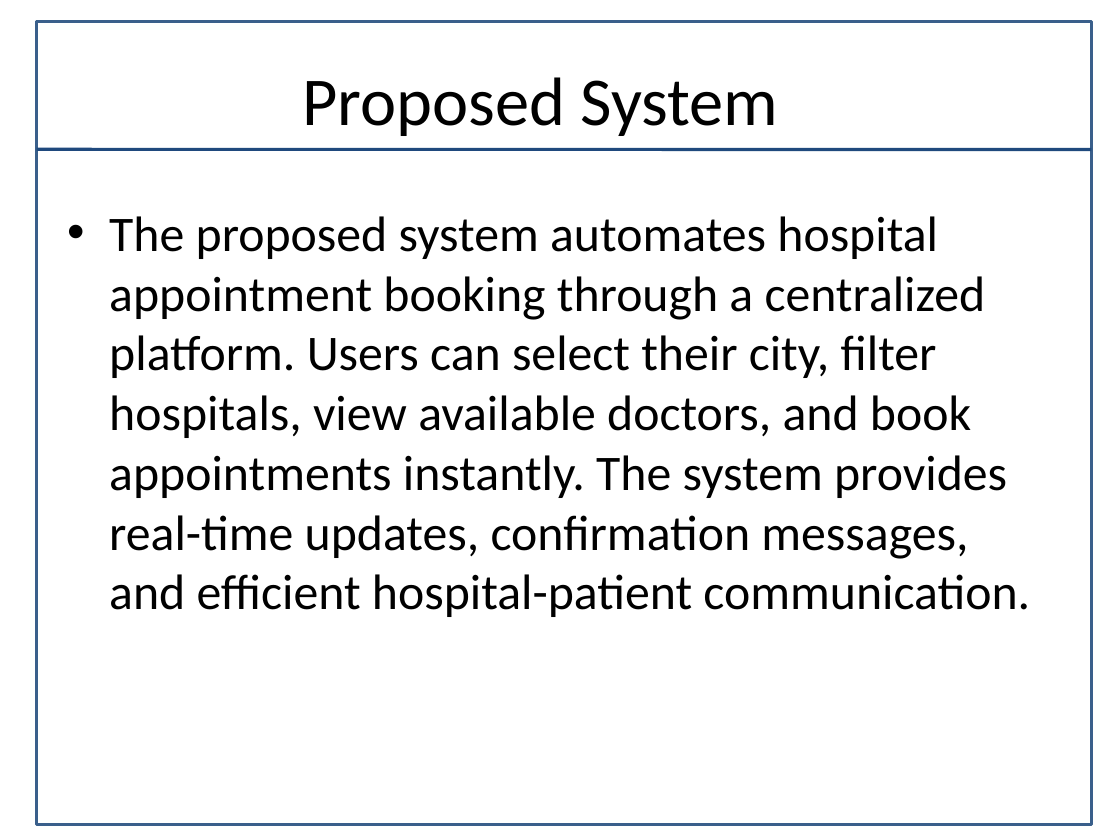
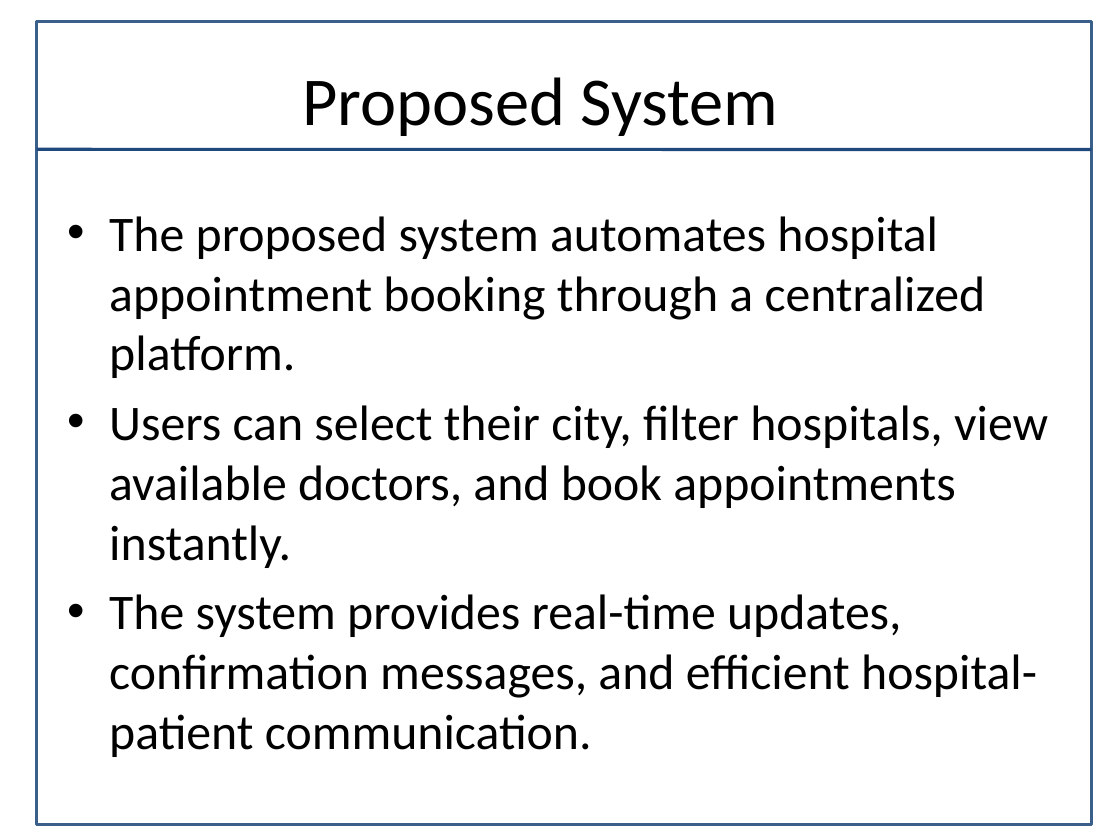
Before and after one commit to kookiebutter2105-pro/HealthCare-Hospital-Appointment-System, a slide deck: slide 5 of Hospital_Appointment_Booking_Presentation.pptx. Drawn at 1120x840 pixels with LibreOffice and Linux fonts; fonts in the diff are those of the drawing. Boxes give left, top, right and bottom in pixels: in the first picture for what was removed or moved away, otherwise in the second. Text is boxed around its words. In the diff, an @@ line names an element or a change of style, - is before the commit and + after.

```diff
--- a/Hospital_Appointment_Booking_Presentation.pptx
+++ b/Hospital_Appointment_Booking_Presentation.pptx
@@ text at <box>109,216,1048,757</box>: text changed @@
-• The proposed system automates hospital appointment booking through a centralized platform. Users can select their city, filter hospitals, view available doctors, and book appointments instantly. The system provides real-time updates, confirmation messages, and efficient hospital-patient communication.
+• The proposed system automates hospital appointment booking through a centralized platform.
+• Users can select their city, filter hospitals, view available doctors, and book appointments instantly.
+• The system provides real-time updates, confirmation messages, and efficient hospital-patient communication.
```
Also in this commit, not shown: 3 other slides changed.
